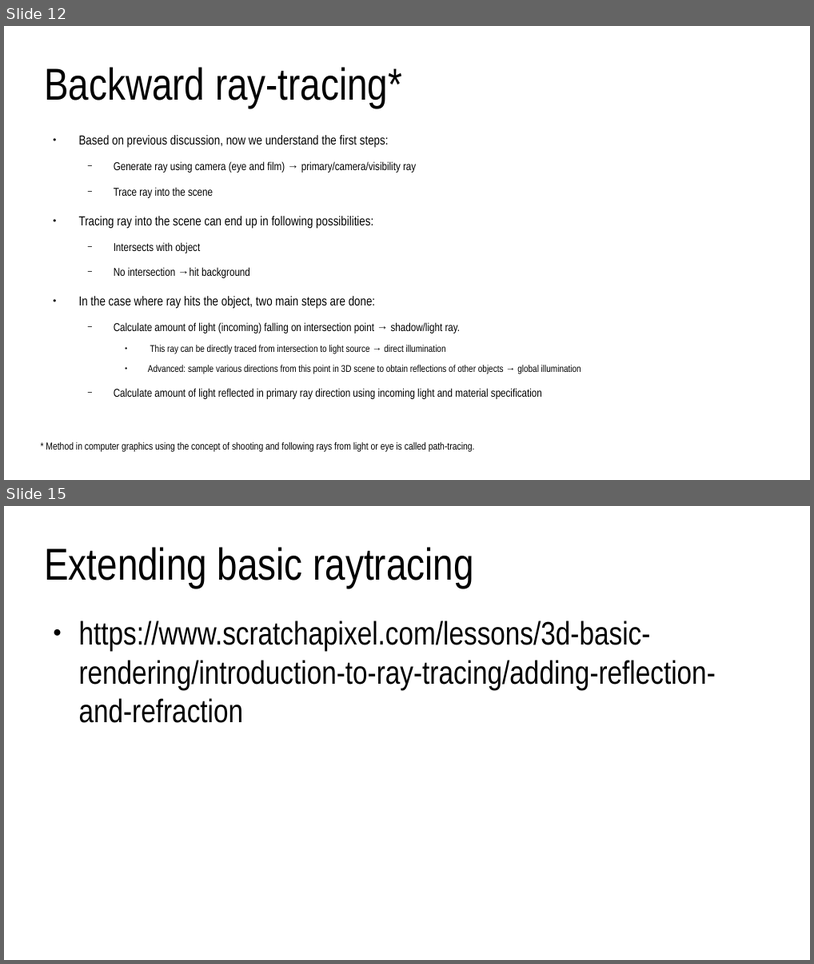
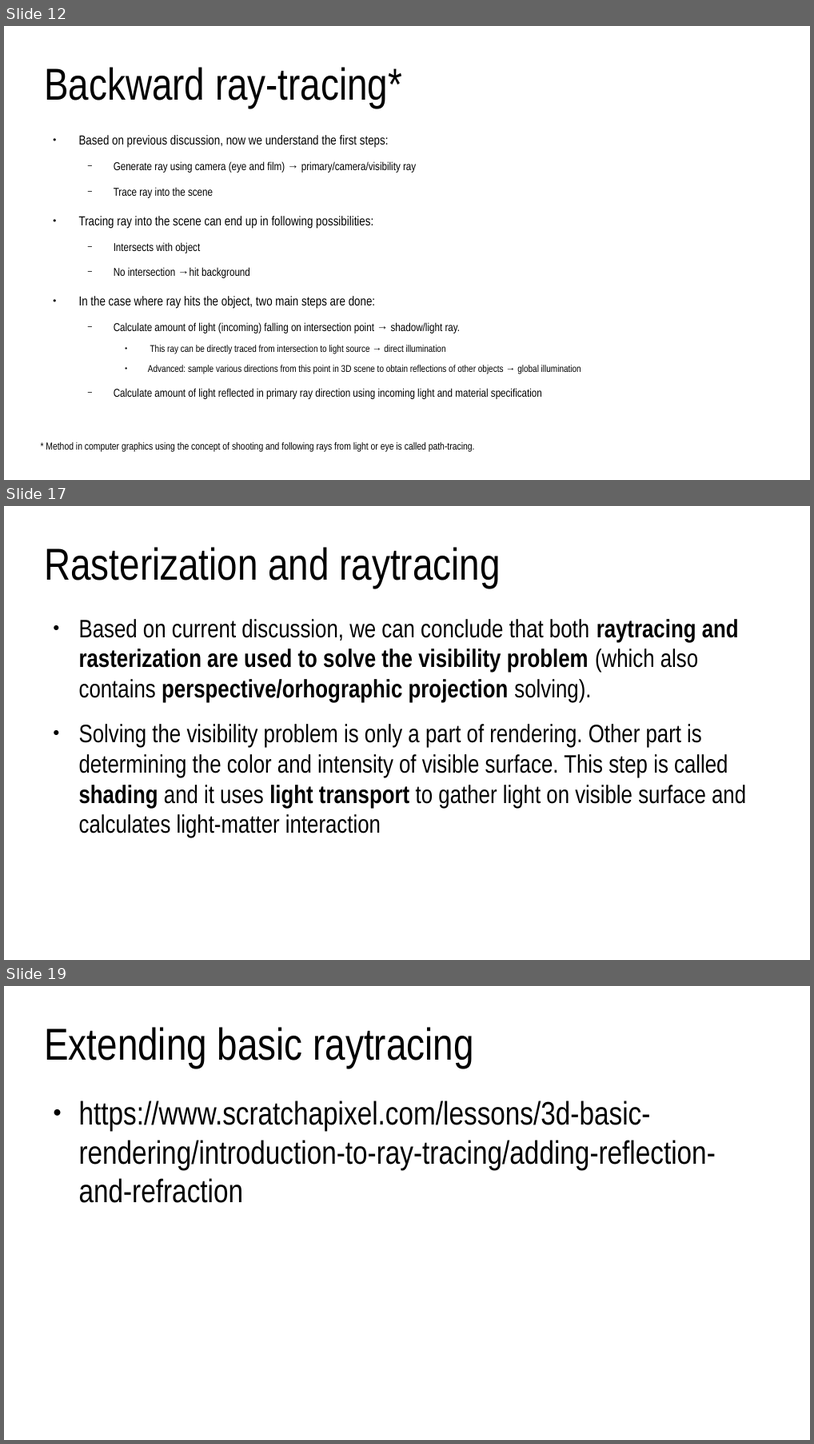
Before and after one commit to lorentzo/IntroductionToComputerGraphics, a slide deck: lectures/foundations_rendering/foundations_rendering.odp. Shown one above the other, each under a label of ours: slides 12 and 15 before the commit, slides 12, 17 and 19 after it; the slides between them are not shown. The pictures are 814x964 and 814x1444 pixels, drawn with LibreOffice and Linux fonts; fonts in the diff are those of the drawing. Boxes give left, top, right and bottom in pixels: in the first picture for what was removed or moved away, otherwise in the second. Text is boxed around its words. In the diff, an @@ line names an element or a change of style, - is before the commit and + after.

Commit message:
3d scene and rendering foundations

```diff
--- a/lectures/foundations_rendering/foundations_rendering.odp
+++ b/lectures/foundations_rendering/foundations_rendering.odp
@@ slide 17 added at [4, 506, 810, 960], background #FFFFFF @@
@@ title added at [44, 547, 501, 588], 44 pt, text #000000 @@
+Rasterization and raytracing
@@ text added at [79, 619, 746, 838], 24.8 pt, text #000000 @@
+● Based on current discussion, we can conclude that both raytracing and rasterization are used to solve the visibility problem (which also contains perspective/orhographic projection solving).
+● Solving the visibility problem is only a part of rendering. Other part is determining the color and intensity of visible surface. This step is called shading and it uses light transport to gather light on visible surface and calculates light-matter interaction
@@ what was slide 15 is now slide 19 @@
```
Also in this commit, not shown: 6 slides changed, 4 other slides added, 5 other files.
